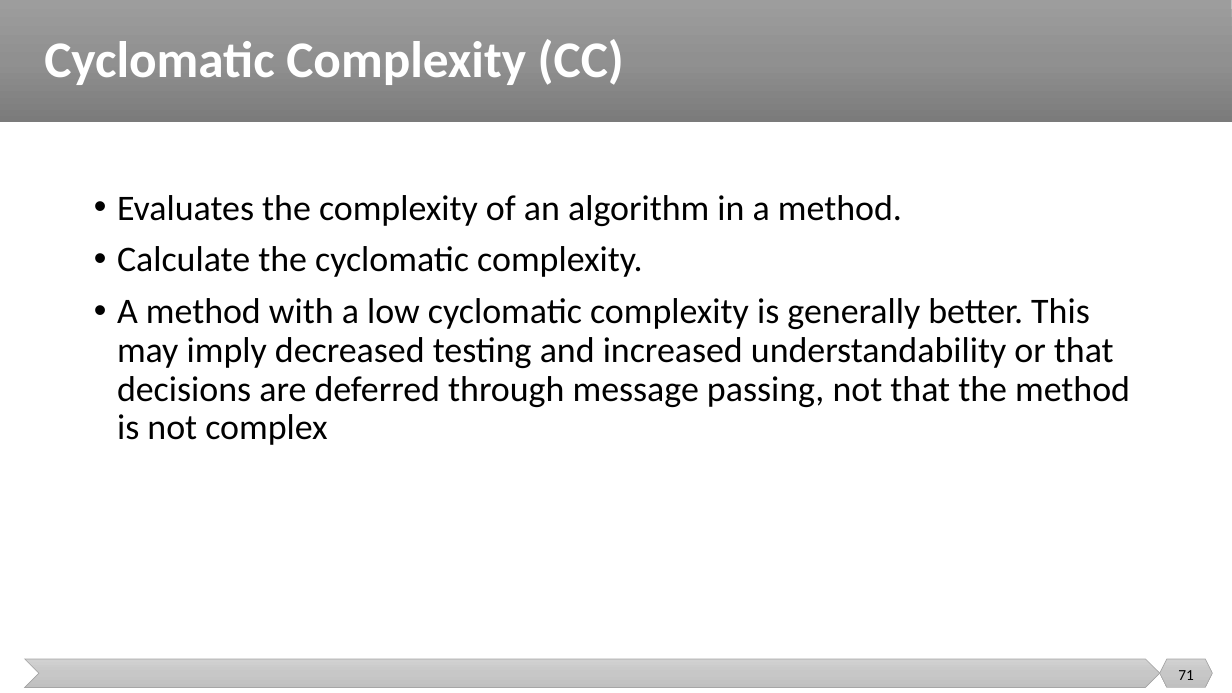
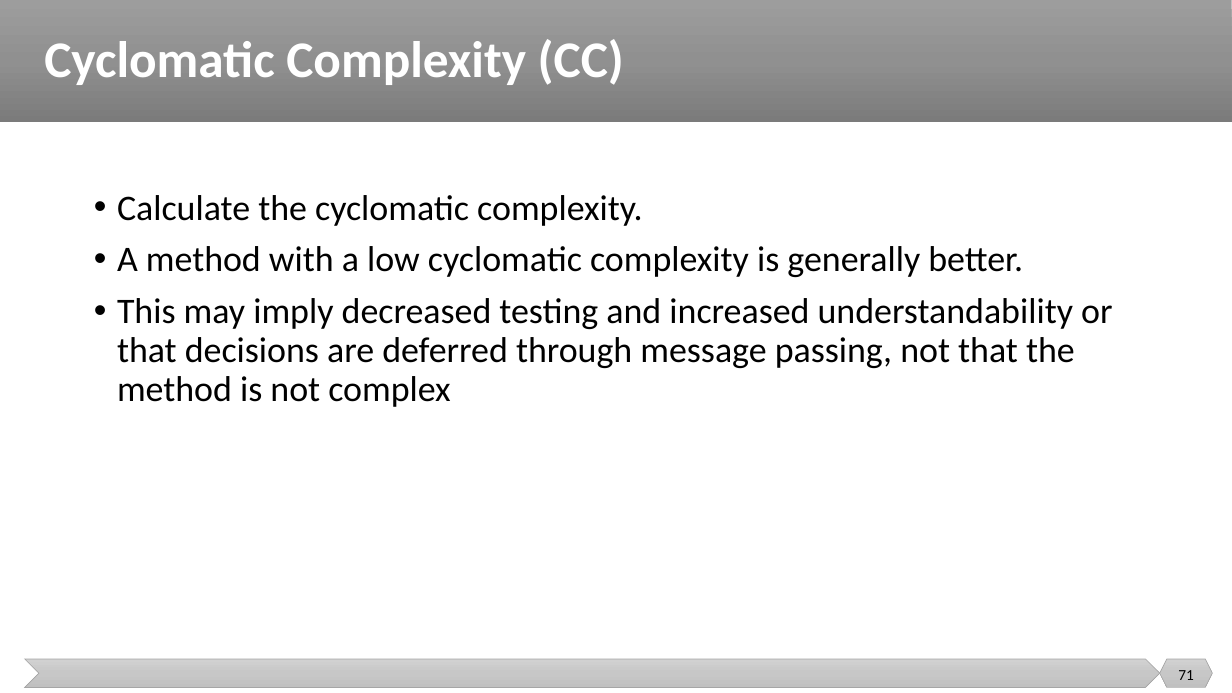
Before and after one commit to malenezi/malenezi, a slide deck: slide 71 of SE401/Lectures/7-Test Design Techniques/Structural Testing.pptx. Drawn at 1232x693 pixels with LibreOffice and Linux fonts; fonts in the diff are those of the drawing. Boxes give left, top, right and bottom in pixels: in the first picture for what was removed or moved away, otherwise in the second. Text is boxed around its words. In the diff, an @@ line names an element or a change of style, - is before the commit and + after.

Commit message:
up

```diff
--- a/SE401/Lectures/7-Test Design Techniques/Structural Testing.pptx
+++ b/SE401/Lectures/7-Test Design Techniques/Structural Testing.pptx
@@ text at bbox=[117, 195, 902, 226]: paragraph removed @@
-• Evaluates the complexity of an algorithm in a method.
@@ text at bbox=[117, 246, 1112, 407]: text changed @@
-• A method with a low cyclomatic complexity is generally better. This may imply decreased testing and increased understandability or that decisions are deferred through message passing, not that the method is not complex
+• A method with a low cyclomatic complexity is generally better.
+• This may imply decreased testing and increased understandability or that decisions are deferred through message passing, not that the method is not complex
```
Also in this commit, not shown: 2 other slides changed.
